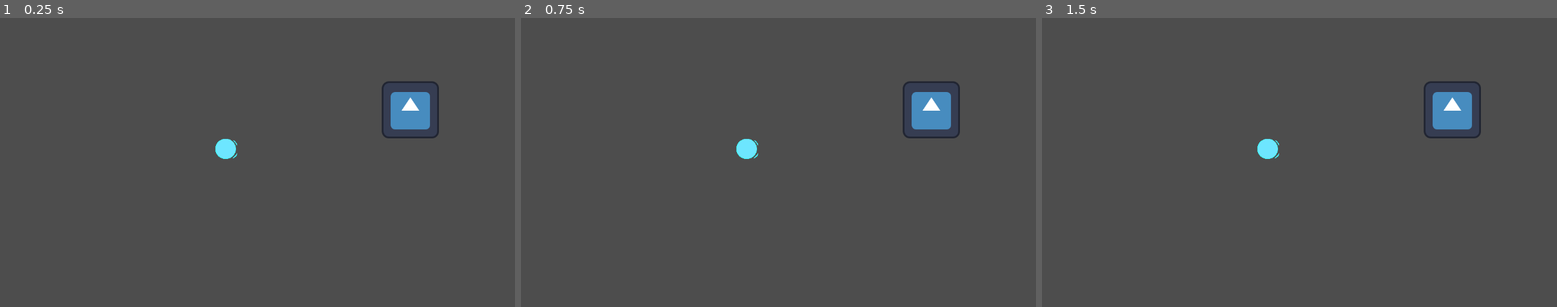
Above: before the commit, frames 1-3 (left to right).
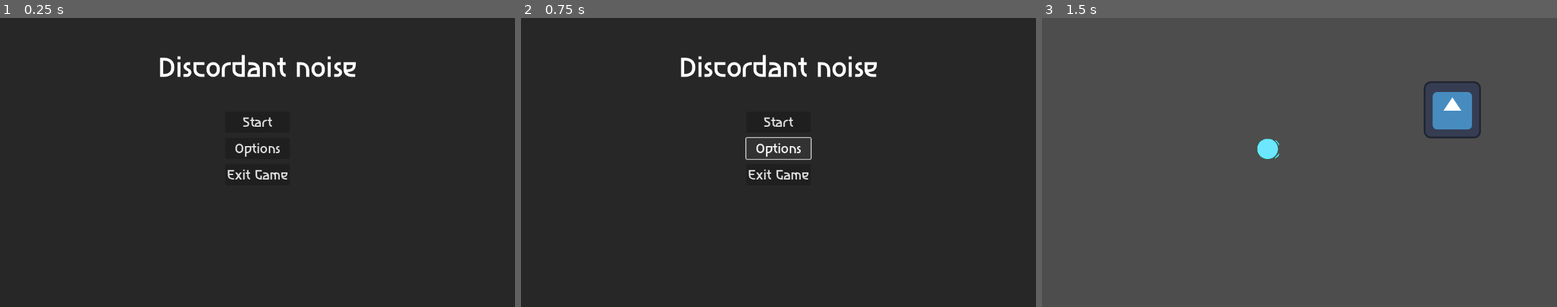
Above: after the commit, the same moments.

Repository: 100-Devs-1-Game/DiscordantNoise
Game: Godot game, scene res://scenes/ui/menu/main_menu.tscn
Two runs of this game, one before a commit and one after it. Both use one fixed random seed, a clock stepped at 60 frames per second and the inputs below. Before the commit the project starts from res://scenes/main.tscn. The engine's default icon, where the game draws it, is replaced by a stand-in: a white triangle on a blue panel in a dark square.
Inputs (mouse positions are in pixels of both pictures, inside the frame that each line leads up to):
- Up to frame 1 (0.25 s): no input
- Up to frame 2 (0.75 s): click (778, 148) at 0.5 s, where only the run after the commit has a clickable "Options"
- Up to frame 3 (1.5 s): click (1299, 122) at 1.25 s, where only the run after the commit has a clickable "Start"

The runs differ from the first frame. In frame 1, 100% of the frame differs, in the area x 0-100%, y 0-100%; in frame 2, 99%; in frame 3, nothing differs.

Commit message:
added basic main menu (dev not final haha)
Exit button and start button work.
(Start button loads main atm)

Diff:
--- a/src/project.godot
+++ b/src/project.godot
@@ -11,7 +11,7 @@
 [application]
 
 config/name="Metronomegame"
-run/main_scene="uid://d4jhyeyjlv2c6"
+run/main_scene="uid://db8xobfrb5b1y"
 config/features=PackedStringArray("4.4", "Mobile")
 config/icon="res://icon.svg"
 
--- /dev/null
+++ b/src/scenes/ui/menu/main_menu.tscn
@@ -0,0 +1,91 @@
+[gd_scene load_steps=3 format=3 uid="uid://db8xobfrb5b1y"]
+
+[ext_resource type="Script" uid="uid://bl7s0d1n31r64" path="res://scripts/ui/main_menu.gd" id="1_5ssjm"]
+[ext_resource type="FontFile" uid="uid://crd41l6rvnekw" path="res://assets/fonts/temp/Asimovian/Asimovian-Regular.ttf" id="1_t18ix"]
+
+[node name="MainMenu" type="Control"]
+layout_mode = 3
+anchors_preset = 15
+anchor_right = 1.0
+anchor_bottom = 1.0
+grow_horizontal = 2
+grow_vertical = 2
+script = ExtResource("1_5ssjm")
+
+[node name="ColorRect" type="ColorRect" parent="."]
+layout_mode = 1
+anchors_preset = 15
+anchor_right = 1.0
+anchor_bottom = 1.0
+grow_horizontal = 2
+grow_vertical = 2
+color = Color(0.154876, 0.154876, 0.154876, 1)
+
+[node name="TextureRect" type="TextureRect" parent="."]
+visible = false
+layout_mode = 1
+anchors_preset = 15
+anchor_right = 1.0
+anchor_bottom = 1.0
+grow_horizontal = 2
+grow_vertical = 2
+
+[node name="MarginContainer" type="MarginContainer" parent="."]
+layout_mode = 1
+anchors_preset = 15
+anchor_right = 1.0
+anchor_bottom = 1.0
+grow_horizontal = 2
+grow_vertical = 2
+theme_override_constants/margin_left = 12
+theme_override_constants/margin_top = 12
+theme_override_constants/margin_right = 12
+theme_override_constants/margin_bottom = 12
+
+[node name="VBoxContainer" type="VBoxContainer" parent="MarginContainer"]
+layout_mode = 2
+theme_override_constants/separation = 60
+
+[node name="Seperator" type="Control" parent="MarginContainer/VBoxContainer"]
+layout_mode = 2
+
+[node name="GameLabel" type="Label" parent="MarginContainer/VBoxContainer"]
+layout_mode = 2
+theme_override_fonts/font = ExtResource("1_t18ix")
+theme_override_font_sizes/font_size = 60
+text = "Discordant noise"
+horizontal_alignment = 1
+vertical_alignment = 1
+
+[node name="HBoxContainer" type="HBoxContainer" parent="MarginContainer/VBoxContainer"]
+layout_mode = 2
+size_flags_horizontal = 4
+size_flags_vertical = 4
+alignment = 1
+
+[node name="VBoxContainer" type="VBoxContainer" parent="MarginContainer/VBoxContainer/HBoxContainer"]
+layout_mode = 2
+size_flags_horizontal = 4
+size_flags_vertical = 4
+theme_override_constants/separation = 12
+
+[node name="StartButton" type="Button" parent="MarginContainer/VBoxContainer/HBoxContainer/VBoxContainer"]
+unique_name_in_owner = true
+layout_mode = 2
+theme_override_fonts/font = ExtResource("1_t18ix")
+theme_override_font_sizes/font_size = 30
+text = "Start"
+
+[node name="OptionsButton" type="Button" parent="MarginContainer/VBoxContainer/HBoxContainer/VBoxContainer"]
+unique_name_in_owner = true
+layout_mode = 2
+theme_override_fonts/font = ExtResource("1_t18ix")
+theme_override_font_sizes/font_size = 30
+text = "Options"
+
+[node name="ExitButton" type="Button" parent="MarginContainer/VBoxContainer/HBoxContainer/VBoxContainer"]
+unique_name_in_owner = true
+layout_mode = 2
+theme_override_fonts/font = ExtResource("1_t18ix")
+theme_override_font_sizes/font_size = 30
+text = "Exit Game"
--- /dev/null
+++ b/src/scripts/ui/main_menu.gd
@@ -0,0 +1,27 @@
+class_name MainMenu extends Control
+
+
+var main_scene = preload("res://scenes/main.tscn").instantiate()
+
+@onready var start_button: Button = $%StartButton
+@onready var options_button: Button = $%OptionsButton
+@onready var exit_button: Button = $%ExitButton
+
+
+func _ready() -> void:
+	start_button.pressed.connect(on_start_button_pressed)
+	options_button.pressed.connect(on_options_button_pressed)
+	exit_button.pressed.connect(on_exit_button_pressed)
+
+
+func on_start_button_pressed():
+	get_tree().root.add_child(main_scene)
+	queue_free()
+
+
+func on_options_button_pressed():
+	print("Hello from options")
+
+
+func on_exit_button_pressed():
+	get_tree().quit()
Binary file added: src/assets/fonts/temp/Asimovian/Asimovian-Regular.ttf
Not shown, added: src/assets/fonts/temp/Asimovian/Asimovian-Regular.ttf.import
Not shown, added: src/assets/fonts/temp/Asimovian/OFL.txt
Not shown, added: src/scripts/ui/main_menu.gd.uid
